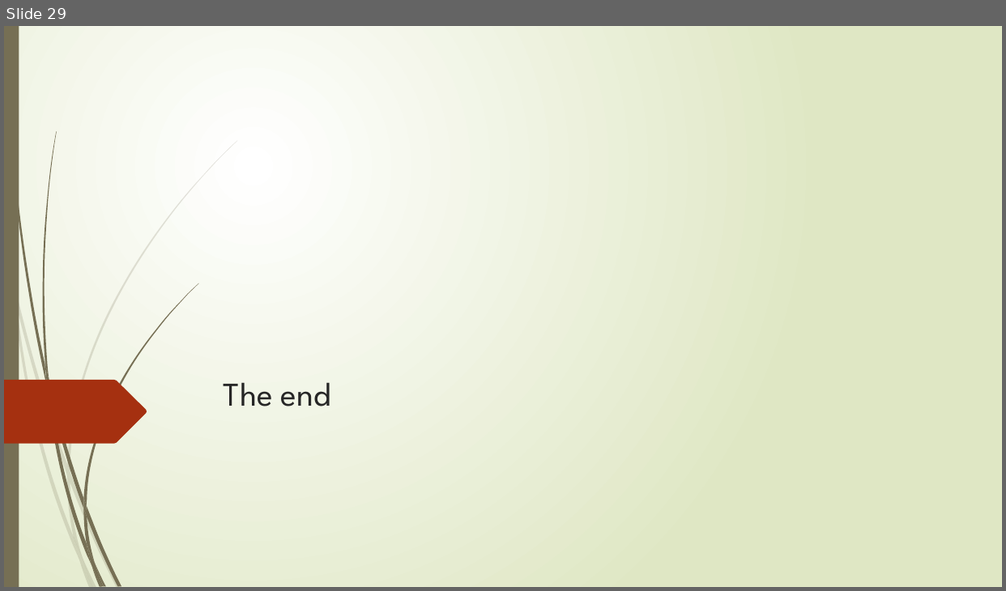
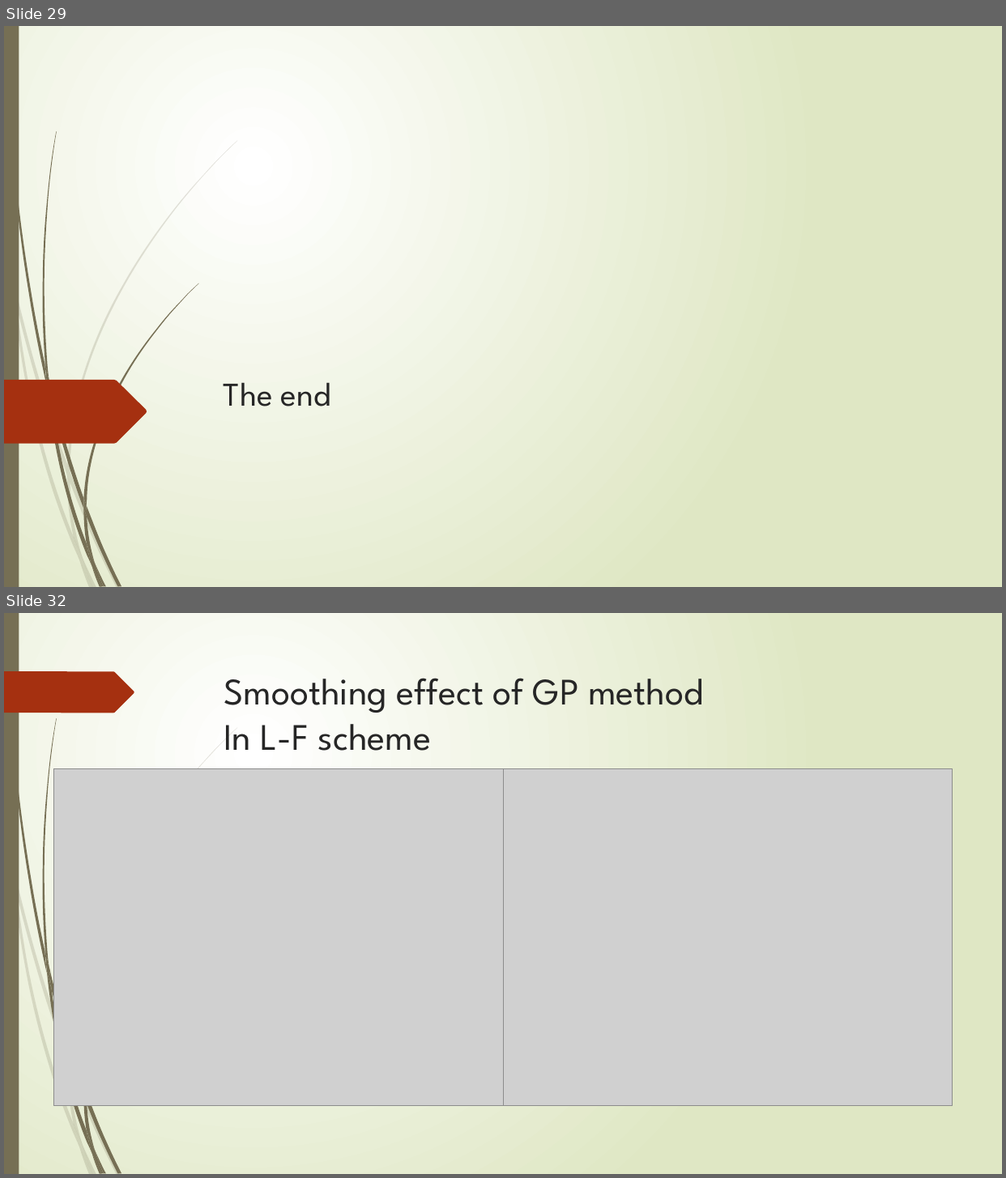
Before and after one commit to TsunSungKuo/ComputAstroPhys_GroupReport, a slide deck: ca_team_project.pptx. Shown one above the other, each under a label of ours: slide 29 before the commit, slides 29 and 32 after it; the slides between them are not shown. The pictures are 1006x591 and 1006x1178 pixels, drawn with LibreOffice and Linux fonts; fonts in the diff are those of the drawing; grey boxes stand for pictures. Boxes give left, top, right and bottom in pixels: in the first picture for what was removed or moved away, otherwise in the second. Text is boxed around its words. In the diff, an @@ line names an element or a change of style, - is before the commit and + after.

```diff
--- a/ca_team_project.pptx
+++ b/ca_team_project.pptx
@@ slide 32 added at bbox=[4, 613, 1002, 1174], background gradient #FFFFFF to #DFE8C4; not listed: 20 template elements that a slide beside it also shows @@
@@ freeform shape added at bbox=[4, 671, 134, 713], fill #A53010 @@
@@ title added at bbox=[224, 678, 703, 751], 36 pt, text #262626 @@
+Smoothing effect of GP method
+In L-F scheme
@@ picture added at bbox=[54, 769, 503, 1106] @@
@@ picture added at bbox=[503, 769, 953, 1105] @@
```
Also in this commit, not shown: 1 slide changed, 4 other slides added, 1 slide removed.
